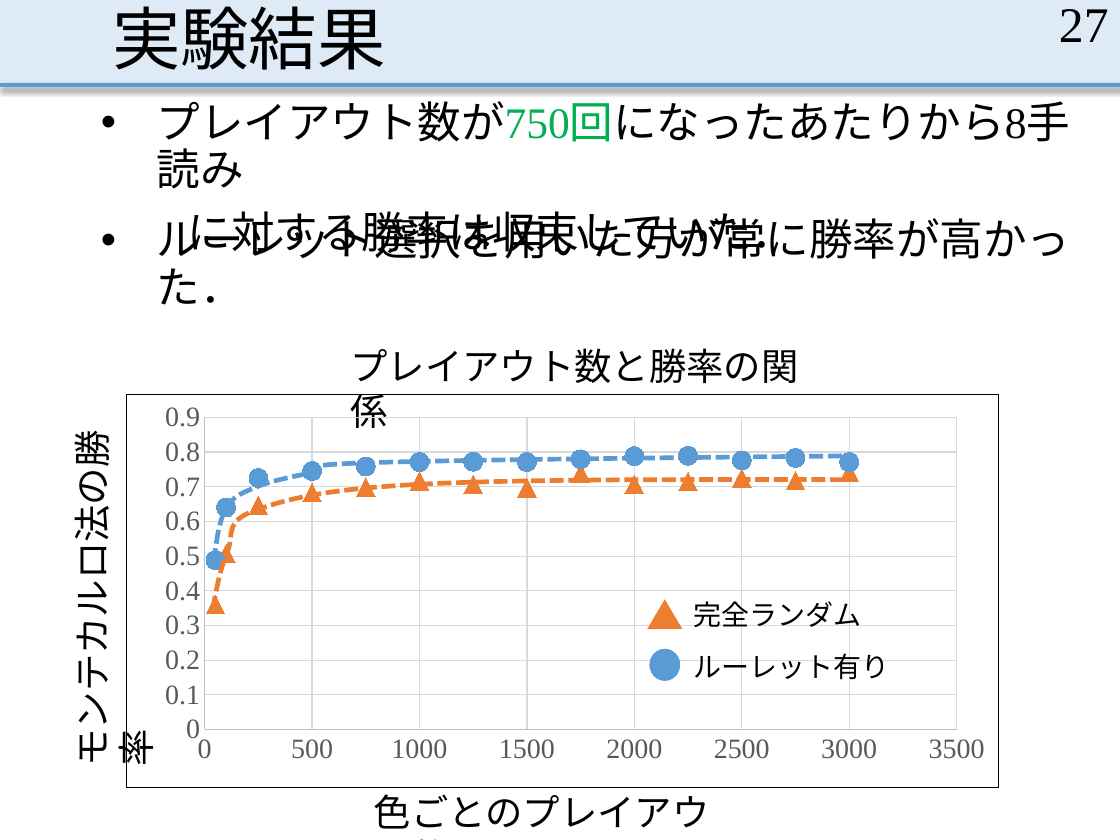
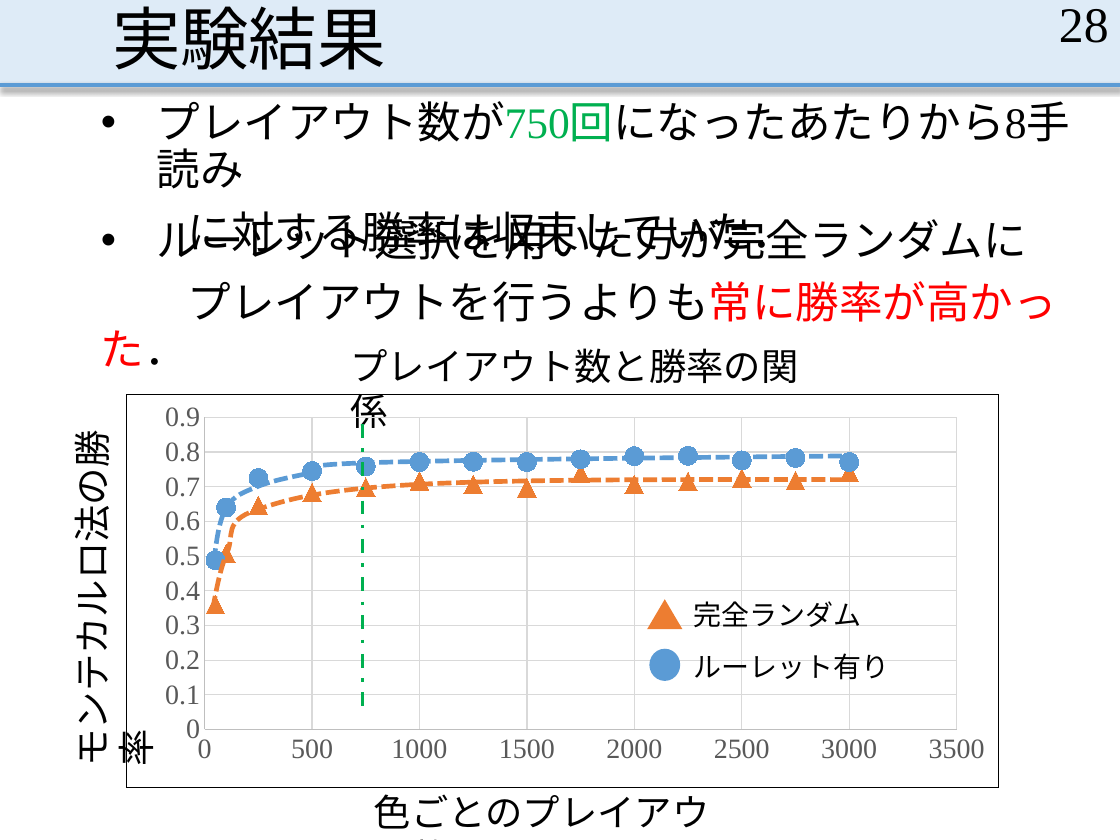
Before and after one commit to MasayaOda/SR, a slide deck: slide 28 of 190702oda.pptx (slide 27 before the commit). Drawn at 1120x840 pixels with LibreOffice and Linux fonts; fonts in the diff are those of the drawing. Boxes give left, top, right and bottom in pixels: in the first picture for what was removed or moved away, otherwise in the second. Text is boxed around its words. In the diff, an @@ line names an element or a change of style, - is before the commit and + after.

```diff
--- a/190702oda.pptx
+++ b/190702oda.pptx
@@ page number at (1059, 9, 1109, 43): text changed @@
-27
+28
@@ text at (157, 211, 1057, 322): text changed @@
-• ルーレット選択を用いた方が常に勝率が高かった．
+• ルーレット選択を用いた方が完全ランダムに
+プレイアウトを行うよりも常に勝率が高かった．
@@ line added from (363, 423) to (363, 715), #00B050 2.25 pt dashed @@
```
Also in this commit, not shown: 13 other slides changed, 6 slides added.
